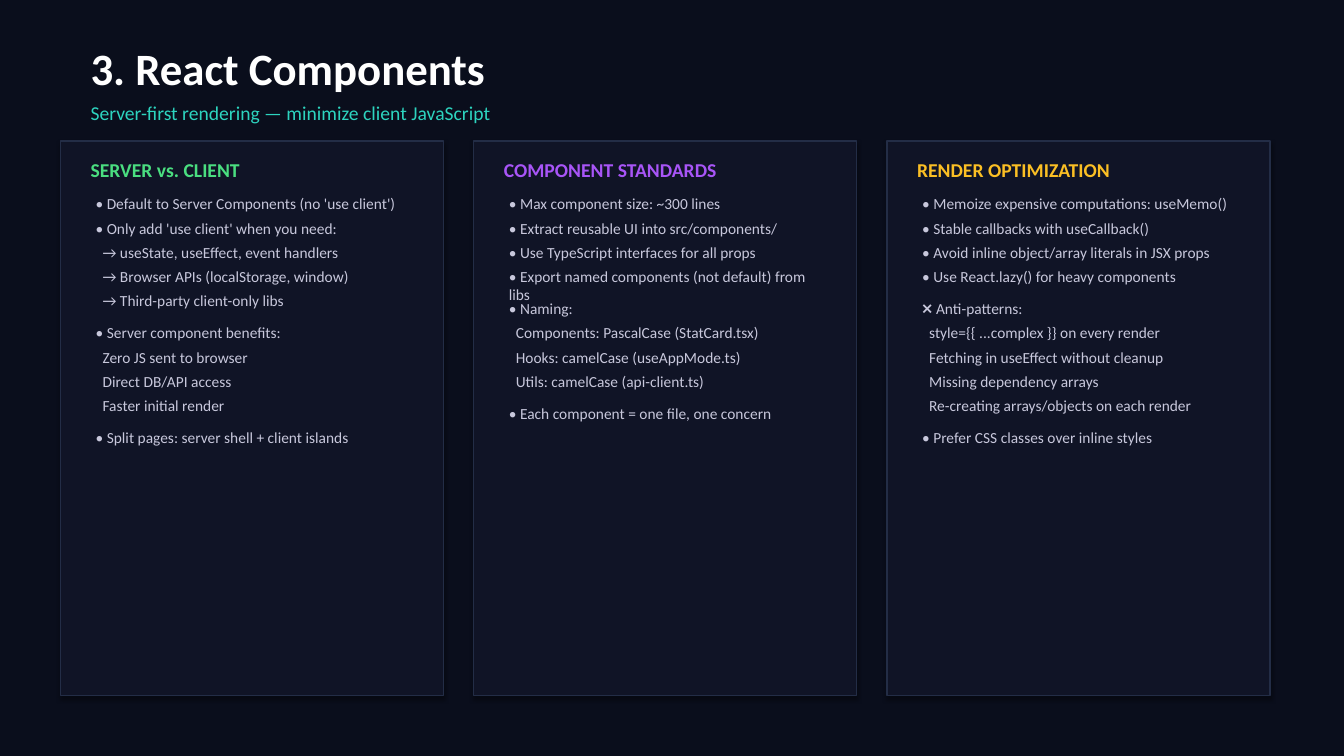
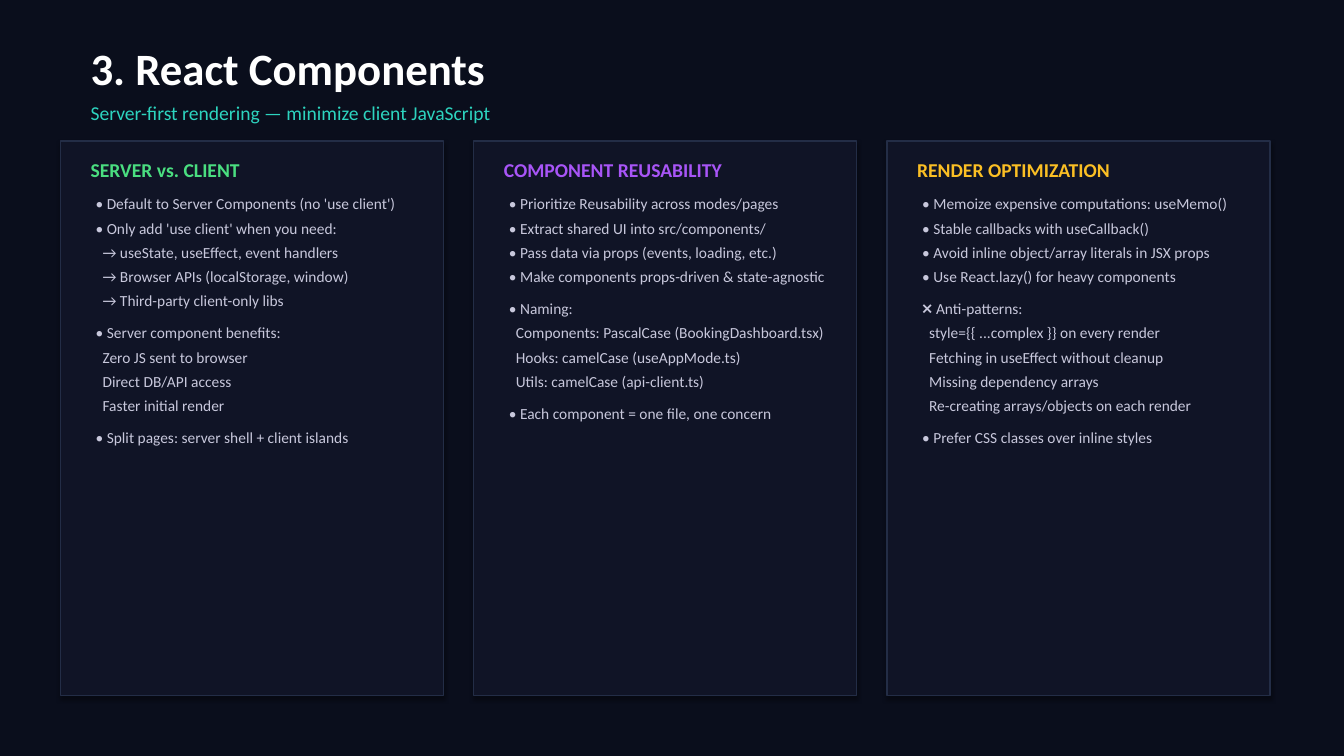
Before and after one commit to bthornley/dj-agent, a slide deck: slide 5 of data/docs/tech/GigLift_Coding_Standards.pptx. Drawn at 1344x756 pixels with LibreOffice and Linux fonts; fonts in the diff are those of the drawing; background and template pictures are left out. Boxes give left, top, right and bottom in pixels: in the first picture for what was removed or moved away, otherwise in the second. Text is boxed around its words. In the diff, an @@ line names an element or a change of style, - is before the commit and + after.

Commit message:
docs: update coding standards to prioritize component reusability

```diff
--- a/data/docs/tech/GigLift_Coding_Standards.pptx
+++ b/data/docs/tech/GigLift_Coding_Standards.pptx
@@ text at (504, 164, 722, 177): text changed @@
-COMPONENT STANDARDS
+COMPONENT REUSABILITY
@@ text at (520, 198, 779, 212): text changed @@
-• Max component size: ~300 lines
+• Prioritize Reusability across modes/pages
@@ text at (520, 223, 765, 237): text changed @@
-• Extract reusable UI into src/components/
+• Extract shared UI into src/components/
@@ text at (520, 247, 777, 261): text changed @@
-• Use TypeScript interfaces for all props
+• Pass data via props (events, loading, etc.)
@@ text at (520, 271, 824, 285): text changed @@
-• Export named components (not default) from libs
+• Make components props-driven & state-agnostic
@@ text at (516, 327, 824, 341): text changed @@
-Components: PascalCase (StatCard.tsx)
+Components: PascalCase (BookingDashboard.tsx)
```
Also in this commit, not shown: 1 other slide changed, 1 other file.
